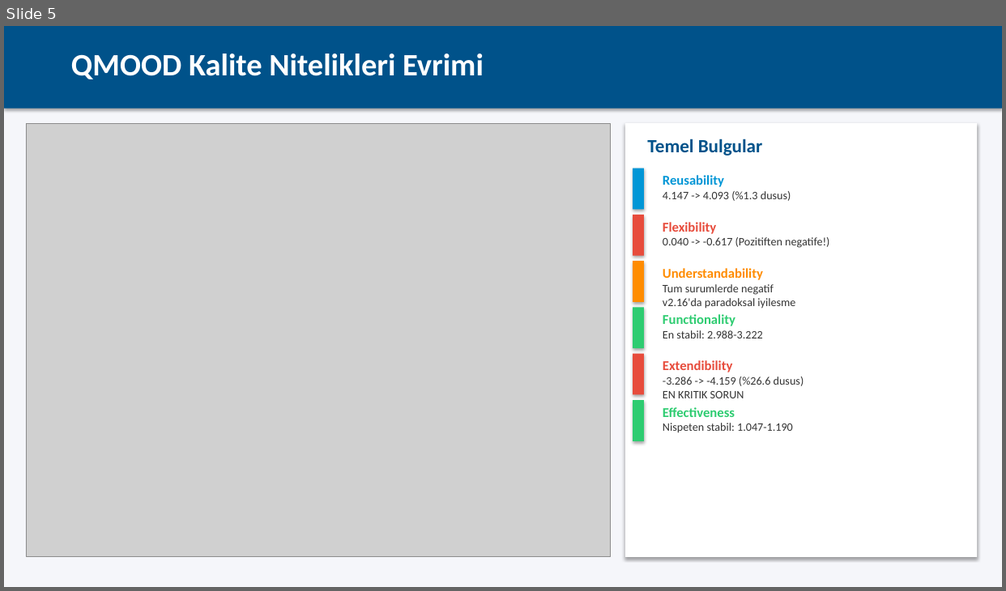
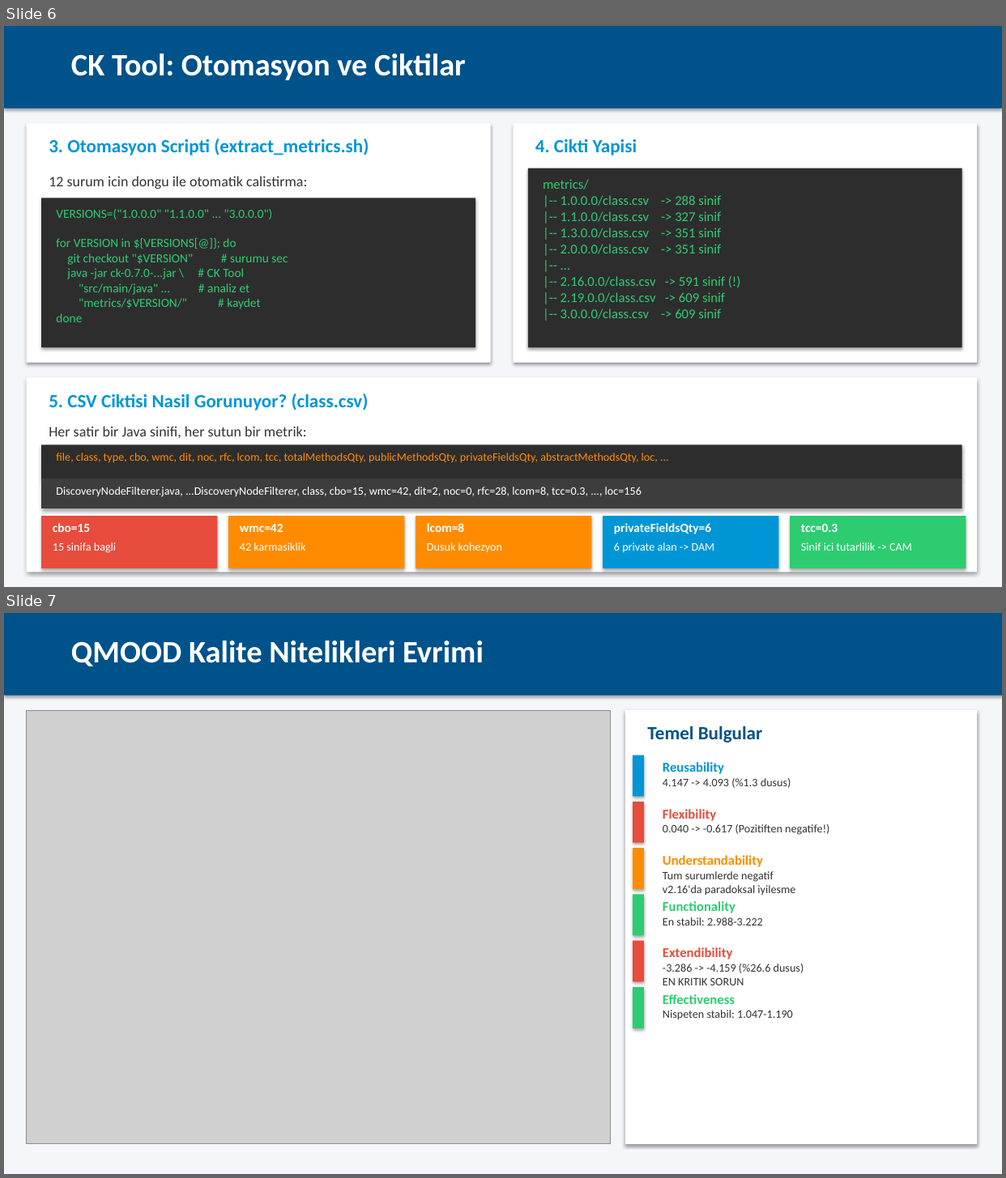
Before and after one commit to overwatch144/qmood-analysis-opensearch, a slide deck: sunum.pptx. Shown one above the other, each under a label of ours: slide 5 before the commit, slides 6 and 7 after it. The pictures are 1006x591 and 1006x1178 pixels, drawn with LibreOffice and Linux fonts; fonts in the diff are those of the drawing; grey boxes stand for pictures. Boxes give left, top, right and bottom in pixels: in the first picture for what was removed or moved away, otherwise in the second. Text is boxed around its words. In the diff, an @@ line names an element or a change of style, - is before the commit and + after.

```diff
--- a/sunum.pptx
+++ b/sunum.pptx
@@ slide 6 added at (4,26,1002,587), background #F5F6FA @@
@@ rectangle added at (4,26,1002,109), fill #00528A @@
@@ text added at (71,54,466,80), 30 pt, text #FFFFFF, bold @@
+CK Tool: Otomasyon ve Ciktilar
@@ rectangle added at (27,123,491,363), fill #FFFFFF @@
@@ text added at (49,139,368,156), 18 pt, text #0096D6, bold @@
+3. Otomasyon Scripti (extract_metrics.sh)
@@ rectangle added at (513,123,978,363), fill #FFFFFF @@
@@ text added at (535,139,637,156), 18 pt, text #0096D6, bold @@
+4. Cikti Yapisi
@@ rectangle added at (528,169,962,348), fill #2D2D2D @@
@@ text added at (49,176,307,189), 14 pt, text #333333 @@
+12 surum icin dongu ile otomatik calistirma:
@@ text added at (543,179,725,319), 13 pt, text #2ECC71 @@
+metrics/
+|-- 1.0.0.0/class.csv -> 288 sinif
+|-- 1.1.0.0/class.csv -> 327 sinif
+|-- 1.3.0.0/class.csv -> 351 sinif
+|-- 2.0.0.0/class.csv -> 351 sinif
+|-- ...
+|-- 2.16.0.0/class.csv -> 591 sinif (!)
+|-- 2.19.0.0/class.csv -> 609 sinif
+|-- 3.0.0.0/class.csv -> 609 sinif
@@ rectangle added at (41,199,475,348), fill #2D2D2D @@
@@ text added at (56,209,288,322), 12 pt, text #2ECC71 @@
+VERSIONS=("1.0.0.0" "1.1.0.0" ... "3.0.0.0")
+for VERSION in ${VERSIONS[@]}; do
+git checkout "$VERSION" # surumu sec
+java -jar ck-0.7.0-...jar \ # CK Tool
+"src/main/java" ... # analiz et
+"metrics/$VERSION/" # kaydet
+done
@@ rectangle added at (27,378,978,573), fill #FFFFFF @@
@@ text added at (49,394,368,411), 18 pt, text #0096D6, bold @@
+5. CSV Ciktisi Nasil Gorunuyor? (class.csv)
@@ text added at (49,426,307,438), 14 pt, text #333333 @@
+Her satir bir Java sinifi, her sutun bir metrik:
@@ rectangle added at (41,446,962,479), fill #2D2D2D @@
@@ text added at (56,453,658,463), 11 pt, text #FF8C00 @@
+file, class, type, cbo, wmc, dit, noc, rfc, lcom, tcc, totalMethodsQty, publicMethodsQty, privateFieldsQty, abstractMethodsQty, loc, ...
@@ rectangle added at (41,479,962,509), fill #3D3D3D @@
@@ text added at (56,487,641,497), 11 pt, text #FFFFFF @@
+DiscoveryNodeFilterer.java, ...DiscoveryNodeFilterer, class, cbo=15, wmc=42, dit=2, noc=0, rfc=28, lcom=8, tcc=0.3, ..., loc=156
@@ rectangle added at (41,516,217,569), fill #E74C3C @@
@@ text added at (53,523,90,532), 12 pt, text #FFFFFF, bold @@
+cbo=15
@@ rectangle added at (228,516,404,569), fill #FF8C00 @@
@@ text added at (240,524,283,532), 12 pt, text #FFFFFF, bold @@
+wmc=42
@@ rectangle added at (415,516,592,569), fill #FF8C00 @@
@@ text added at (427,523,464,532), 12 pt, text #FFFFFF, bold @@
+lcom=8
@@ rectangle added at (603,516,779,569), fill #0096D6 @@
@@ text added at (614,523,711,535), 12 pt, text #FFFFFF, bold @@
+privateFieldsQty=6
@@ rectangle added at (790,516,966,569), fill #2ECC71 @@
@@ text added at (801,524,837,532), 12 pt, text #FFFFFF, bold @@
+tcc=0.3
@@ text added at (53,543,116,553), 11 pt, text #FFFFFF @@
+15 sinifa bagli
@@ text added at (240,543,305,551), 11 pt, text #FFFFFF @@
+42 karmasiklik
@@ text added at (427,543,502,553), 11 pt, text #FFFFFF @@
+Dusuk kohezyon
@@ text added at (614,543,715,553), 11 pt, text #FFFFFF @@
+6 private alan -> DAM
@@ text added at (801,543,912,551), 11 pt, text #FFFFFF @@
+Sinif ici tutarlilik -> CAM
@@ what was slide 5 is now slide 7 @@
```
Also in this commit, not shown: 1 other slide added, 1 other file.
